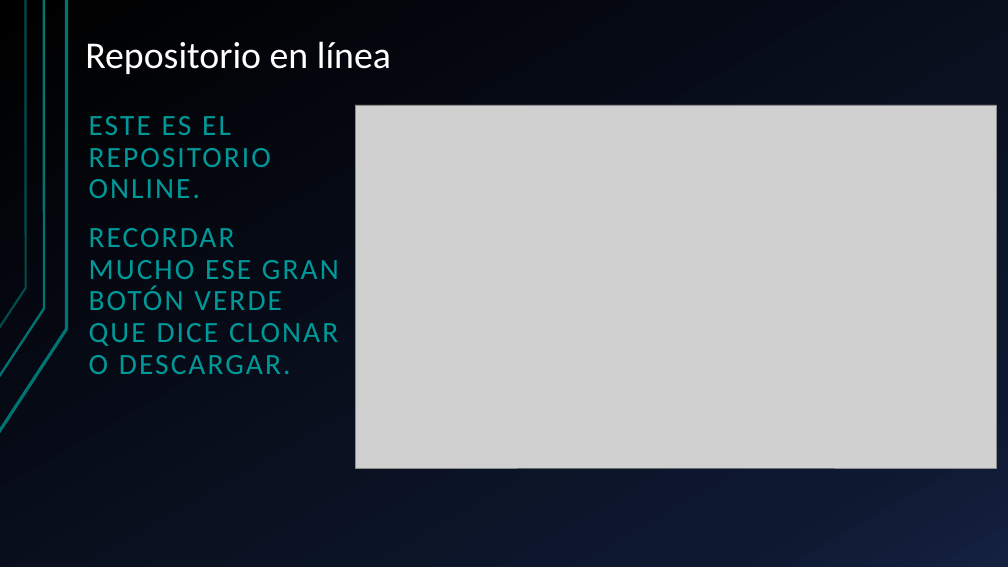
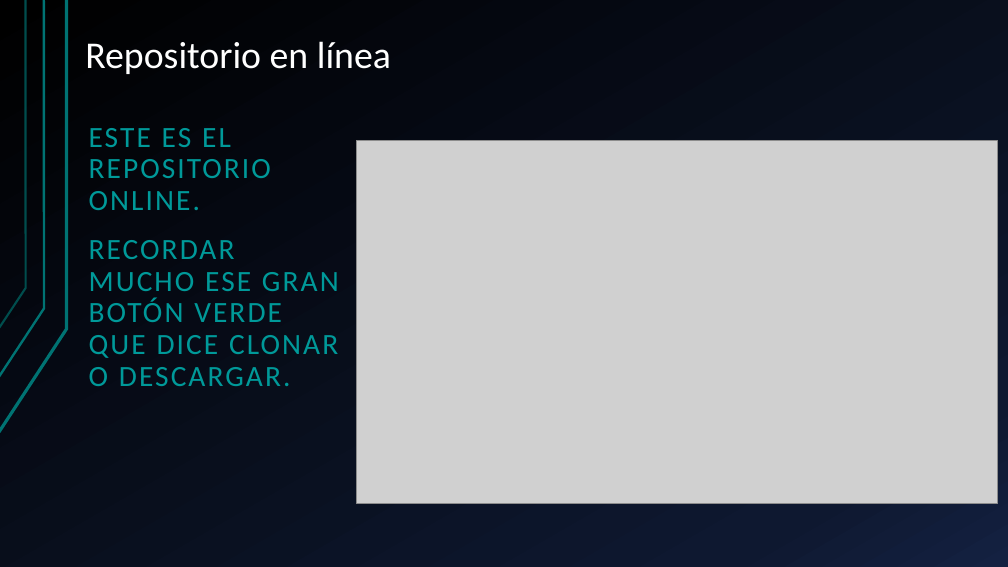
Before and after one commit to AgustinVal/Gente-bonita-de-Informatica-uwu, a slide deck: slide 4 of Pseudo-Clase GitHub.pptx. Drawn at 1008x567 pixels with LibreOffice and Linux fonts; fonts in the diff are those of the drawing; grey boxes stand for pictures. Boxes give left, top, right and bottom in pixels: in the first picture for what was removed or moved away, otherwise in the second. Text is boxed around its words. In the diff, an @@ line names an element or a change of style, - is before the commit and + after.

```diff
--- a/Pseudo-Clase GitHub.pptx
+++ b/Pseudo-Clase GitHub.pptx
@@ text "ESTE ES EL REPOSITORIO ONLINE.": place and size @@
-text "ESTE ES EL REPOSITORIO ONLINE." at [89, 116, 339, 374]
+text "ESTE ES EL REPOSITORIO ONLINE." at [89, 128, 339, 386]
@@ picture: place and size @@
-picture at [355, 105, 997, 468]
+picture at [357, 141, 998, 504]
```
Also in this commit, not shown: 12 other slides changed, 1 slide added, 1 slide removed.
